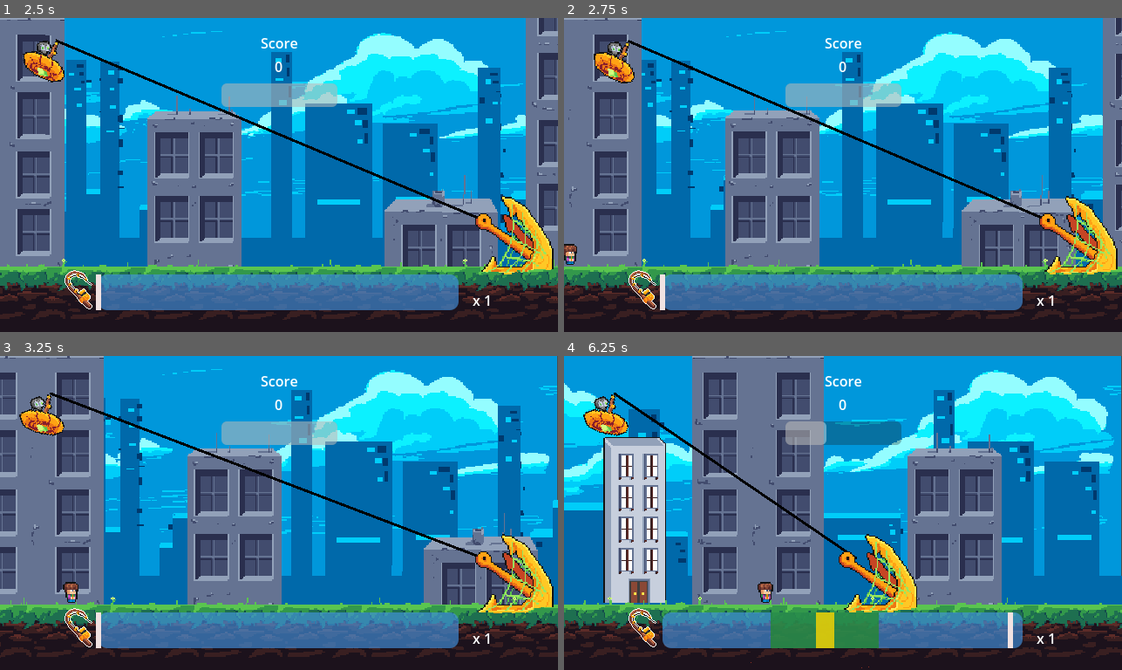
Above: before the commit, frames 1-4 (two rows, left to right).
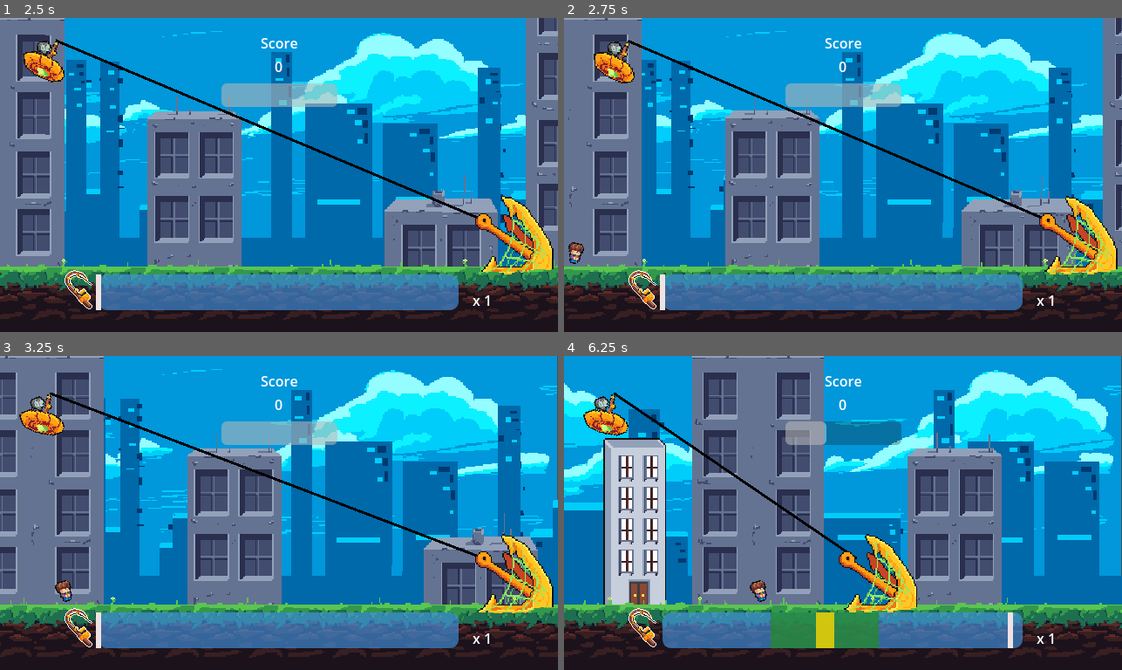
Above: after the commit, the same moments.

Repository: Tenes/mini-jam-153
Game: Godot game, scene res://Scenes/main_menu_scene.tscn
The game is run twice, just before and just after one commit, with the same random seed, the same clock (stepped at 60 frames per second) and the same inputs. Sound files missing from this copy of the repository are replaced by a short silence.
Inputs (mouse positions are in pixels of both pictures, inside the frame that each line leads up to):
- Up to frame 1 (2.5 s): click "Start" at 0.5 s; move the mouse to (401, 159) at 1.27 s; click (401, 159) at 1.35 s; move the mouse to (167, 190) at 2.02 s; click (167, 190) at 2.1 s
- Up to frame 2 (2.75 s): no input
- Up to frame 3 (3.25 s): move the mouse to (334, 443) at 2.77 s; click (334, 443) at 2.85 s
- Up to frame 4 (6.25 s): move the mouse to (815, 575) at 3.52 s; click (815, 575) at 3.6 s; move the mouse to (1010, 560) at 4.27 s; click (1010, 560) at 4.35 s; move the mouse to (675, 465) at 5.02 s; click (675, 465) at 5.1 s; move the mouse to (870, 513) at 5.77 s; click (870, 513) at 5.85 s

Frame 1 is identical in both runs. In frame 2, 0.2% of the frame differs, in the area x 0-4%, y 71-79%; in frame 3, 0.2%; in frame 4, 1.0%, in the area x 7-55%, y 25-100%.

Commit message:
Add human animation

Diff:
--- a/Models/Human/human.gd
+++ b/Models/Human/human.gd
@@ -5,3 +5,4 @@
 	scoreValue = 10;
 	startSuccess = 30;
 	lengthSuccess = 30;
+	animation_player.play("default")
--- a/Models/Human/human.tscn
+++ b/Models/Human/human.tscn
@@ -7,9 +7,71 @@
 [ext_resource type="PackedScene" uid="uid://bga0jmmjnm1f3" path="res://Models/Particles/capture_particles_explosion01.tscn" id="4_xy7hu"]
 [ext_resource type="PackedScene" uid="uid://cf6iwnp41gx5k" path="res://Models/Particles/blood_particle_2d.tscn" id="5_yg8mf"]
 
-[node name="Interactable" instance=ExtResource("1_mcpo3")]
+[sub_resource type="Animation" id="Animation_cldxd"]
+length = 0.001
+tracks/0/type = "value"
+tracks/0/imported = false
+tracks/0/enabled = true
+tracks/0/path = NodePath("Sprite:position")
+tracks/0/interp = 1
+tracks/0/loop_wrap = true
+tracks/0/keys = {
+"times": PackedFloat32Array(0),
+"transitions": PackedFloat32Array(1),
+"update": 0,
+"values": [Vector2(2, -2)]
+}
+tracks/1/type = "value"
+tracks/1/imported = false
+tracks/1/enabled = true
+tracks/1/path = NodePath("Sprite:rotation")
+tracks/1/interp = 1
+tracks/1/loop_wrap = true
+tracks/1/keys = {
+"times": PackedFloat32Array(0),
+"transitions": PackedFloat32Array(1),
+"update": 0,
+"values": [0.0]
+}
+
+[sub_resource type="Animation" id="Animation_ijege"]
+resource_name = "default"
+loop_mode = 1
+tracks/0/type = "value"
+tracks/0/imported = false
+tracks/0/enabled = true
+tracks/0/path = NodePath("Sprite:position")
+tracks/0/interp = 2
+tracks/0/loop_wrap = true
+tracks/0/keys = {
+"times": PackedFloat32Array(0, 0.1, 0.5, 0.6),
+"transitions": PackedFloat32Array(1, 1, 1, 1),
+"update": 0,
+"values": [Vector2(0, 0), Vector2(2, -2), Vector2(0, 0), Vector2(-2, -2)]
+}
+tracks/1/type = "value"
+tracks/1/imported = false
+tracks/1/enabled = true
+tracks/1/path = NodePath("Sprite:rotation")
+tracks/1/interp = 4
+tracks/1/loop_wrap = true
+tracks/1/keys = {
+"times": PackedFloat32Array(0, 0.2, 0.4, 0.6),
+"transitions": PackedFloat32Array(1, 1, 1, 1),
+"update": 0,
+"values": [0.0, 0.261799, 0.0, -0.261799]
+}
+
+[sub_resource type="AnimationLibrary" id="AnimationLibrary_6cufy"]
+_data = {
+"RESET": SubResource("Animation_cldxd"),
+"default": SubResource("Animation_ijege")
+}
+
+[node name="Human" instance=ExtResource("1_mcpo3")]
 script = ExtResource("2_fiebf")
 startSuccess = 20
+lengthSuccess = null
 capture_particles = Array[PackedScene]([ExtResource("3_ek4gg"), ExtResource("4_xy7hu")])
 destruction_particles = Array[PackedScene]([ExtResource("5_yg8mf")])
 
@@ -20,6 +82,11 @@
 position = Vector2(0, 0.5)
 
 [node name="Sprite" parent="." index="1"]
-position = Vector2(0, 0)
+position = Vector2(2, -2)
 texture = ExtResource("1_n6ap3")
 offset = Vector2(0, -8)
+
+[node name="AnimationPlayer" parent="." index="4"]
+libraries = {
+"": SubResource("AnimationLibrary_6cufy")
+}
--- a/Models/Interactable/interactable.gd
+++ b/Models/Interactable/interactable.gd
@@ -9,6 +9,7 @@
 @onready var secondary_sound_player_2d = $SecondarySoundPlayer2D
 @export var capture_particles : Array[PackedScene]
 @export var destruction_particles : Array[PackedScene]
+@onready var animation_player = $AnimationPlayer
 
 const direction : Array[int] = [-1, 1];
 const scales : Array[float] = [0.25, 0.5, 2, 3];
@@ -31,6 +32,7 @@
 func bindTo(from: Node2D) -> void:
 	moovement = 0;
 	deactivateAllAreas();
+	animation_player.queue_free()
 	if parent != null:
 		self.reparent(from);
 	parent = from;
--- a/Models/Interactable/interactable.tscn
+++ b/Models/Interactable/interactable.tscn
@@ -6,7 +6,7 @@
 [sub_resource type="RectangleShape2D" id="RectangleShape2D_spf4m"]
 size = Vector2(8, 13.5)
 
-[node name="Interactable2" type="Node2D"]
+[node name="Interactable" type="Node2D"]
 script = ExtResource("1_ju4d7")
 
 [node name="Hitbox" type="Area2D" parent="."]
@@ -28,4 +28,6 @@
 [node name="SecondarySoundPlayer2D" type="AudioStreamPlayer2D" parent="."]
 volume_db = -5.0
 
+[node name="AnimationPlayer" type="AnimationPlayer" parent="."]
+
 [connection signal="area_entered" from="Hitbox" to="." method="_on_hitbox_area_entered"]
--- a/Scenes/city_scene.tscn
+++ b/Scenes/city_scene.tscn
@@ -56,7 +56,7 @@
 origin = NodePath("../Extraterrestre02/Marker2D")
 
 [node name="InteractableContainer" type="Node2D" parent="GameScreen"]
-position = Vector2(1, 335)
+position = Vector2(1, 336)
 
 [node name="CanvasLayer" type="CanvasLayer" parent="GameScreen"]
 
@@ -76,8 +76,8 @@
 [node name="Timer" type="Timer" parent="GameScreen"]
 
 [node name="Extraterrestre02" type="Sprite2D" parent="GameScreen"]
-position = Vector2(246.159, 192.966)
-rotation = -0.336146
+position = Vector2(243.707, 193.438)
+rotation = -0.362935
 scale = Vector2(-1, 1)
 texture = ExtResource("6_yb2po")
 
Not shown: 1 places in Models/Human/human.tscn that only renumber resources
